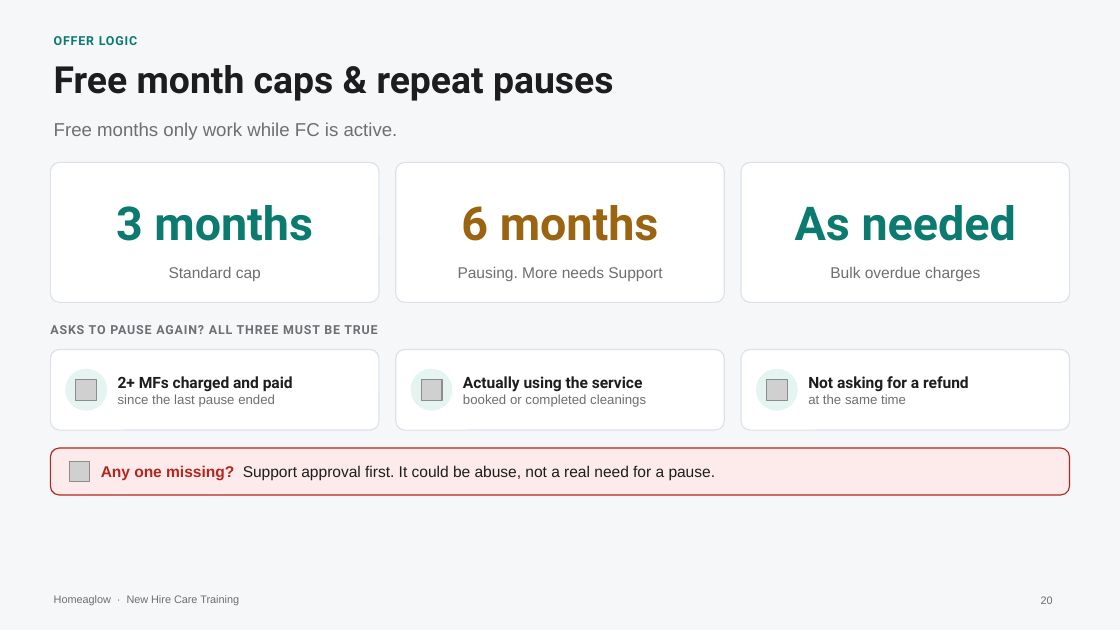
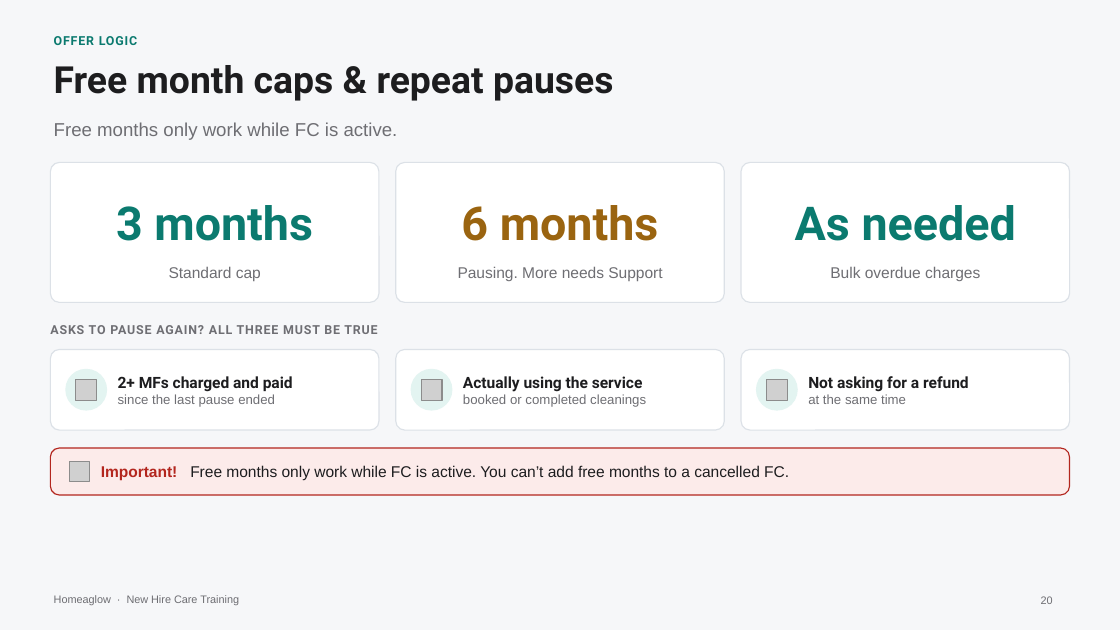
Before and after one commit to anjulimichelle/training, a slide deck: slide 20 of retention-membership-cancellation/retention-membership-cancellation.pptx. Drawn at 1120x630 pixels with LibreOffice and Linux fonts; fonts in the diff are those of the drawing; grey boxes stand for pictures. Boxes give left, top, right and bottom in pixels: in the first picture for what was removed or moved away, otherwise in the second. Text is boxed around its words. In the diff, an @@ line names an element or a change of style, - is before the commit and + after.

```diff
--- a/retention-membership-cancellation/retention-membership-cancellation.pptx
+++ b/retention-membership-cancellation/retention-membership-cancellation.pptx
@@ text at <box>101,465,789,481</box>: text changed @@
-Any one missing? Support approval first. It could be abuse, not a real need for a pause.
+Important! Free months only work while FC is active. You can’t add free months to a cancelled FC.
```
Also in this commit, not shown: 4 other slides changed, 1 slide added, 1 other file.
